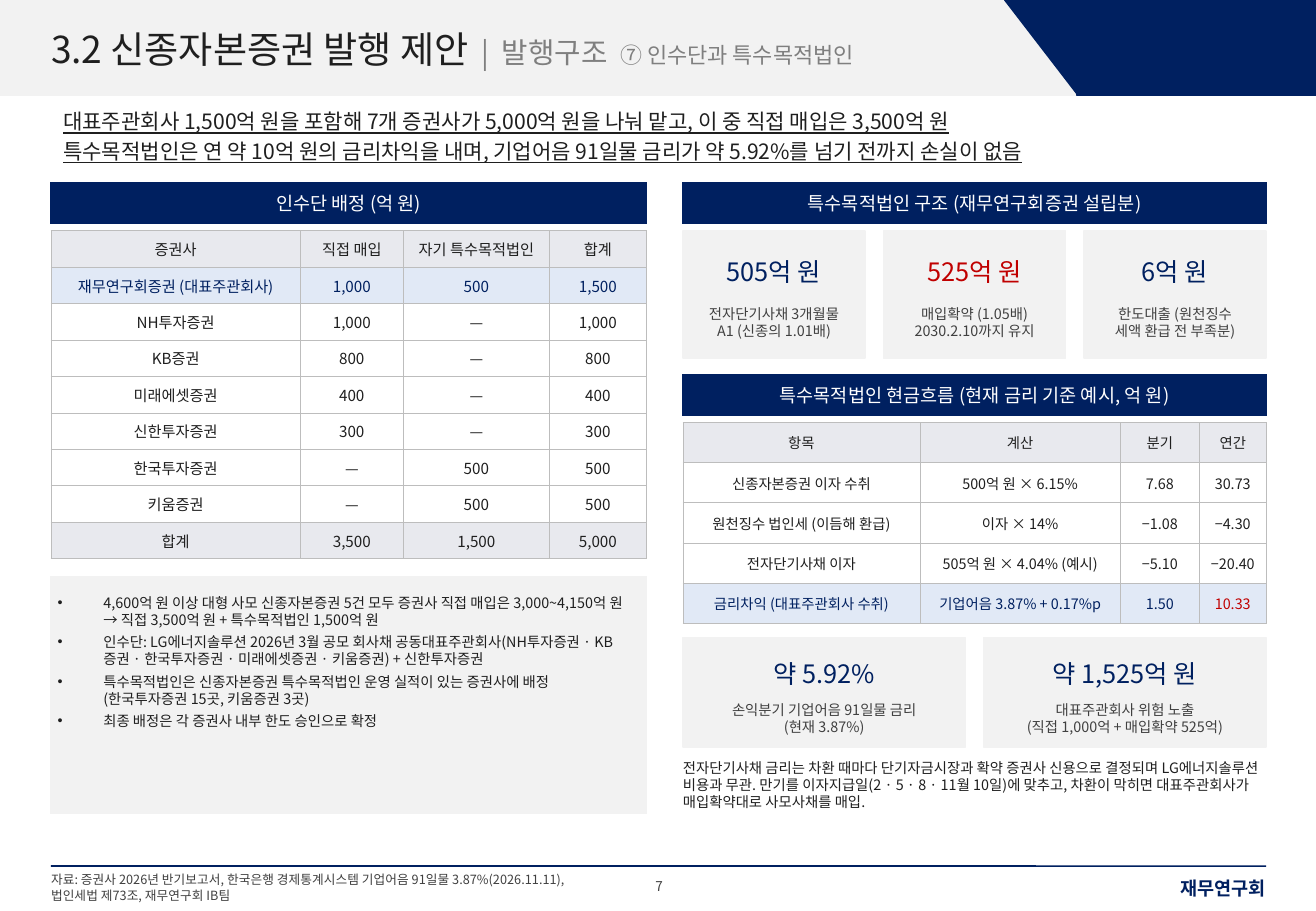
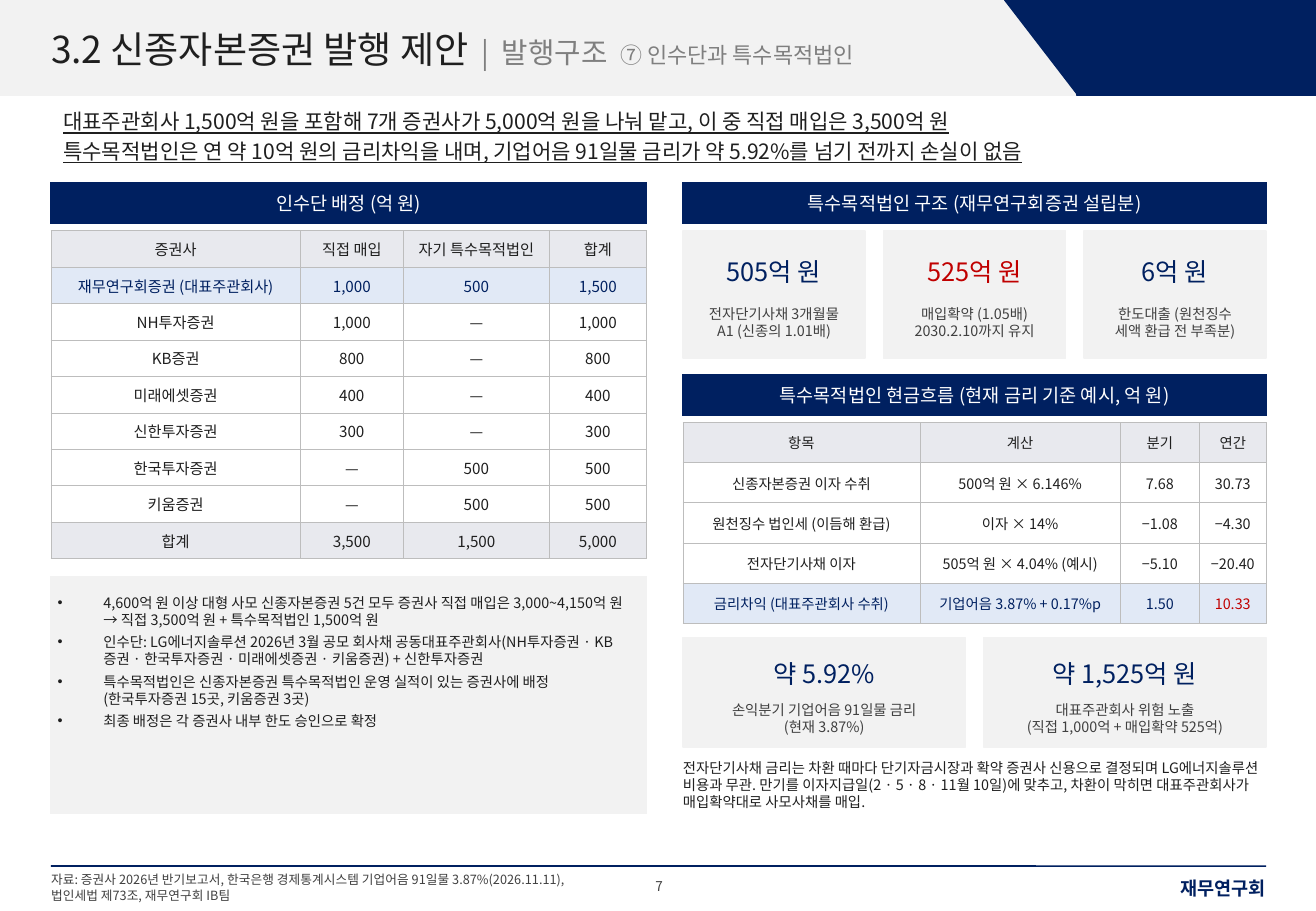
Before and after one commit to shy065542-rgb/SSHHYY, a slide deck: slide 7 of LGES_신종_발행구조_재무연구회양식.pptx. Drawn at 1316x911 pixels with LibreOffice and Linux fonts; fonts in the diff are those of the drawing. Boxes give left, top, right and bottom in pixels: in the first picture for what was removed or moved away, otherwise in the second. Text is boxed around its words. In the diff, an @@ line names an element or a change of style, - is before the commit and + after.

```diff
--- a/LGES_신종_발행구조_재무연구회양식.pptx
+++ b/LGES_신종_발행구조_재무연구회양식.pptx
@@ table at <box>683,423,1266,617</box> @@
-row 2, column 2: 500억 원 × 6.15%
+row 2, column 2: 500억 원 × 6.146%
```
Also in this commit, not shown: 5 other slides changed, 1 other file.
